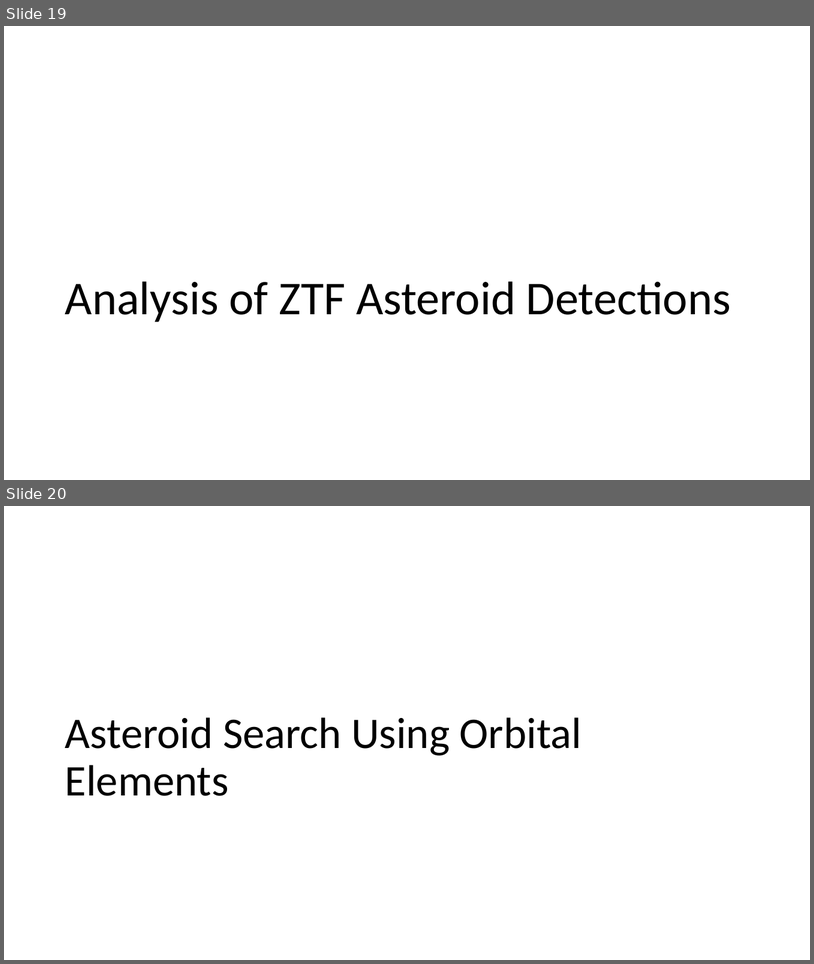
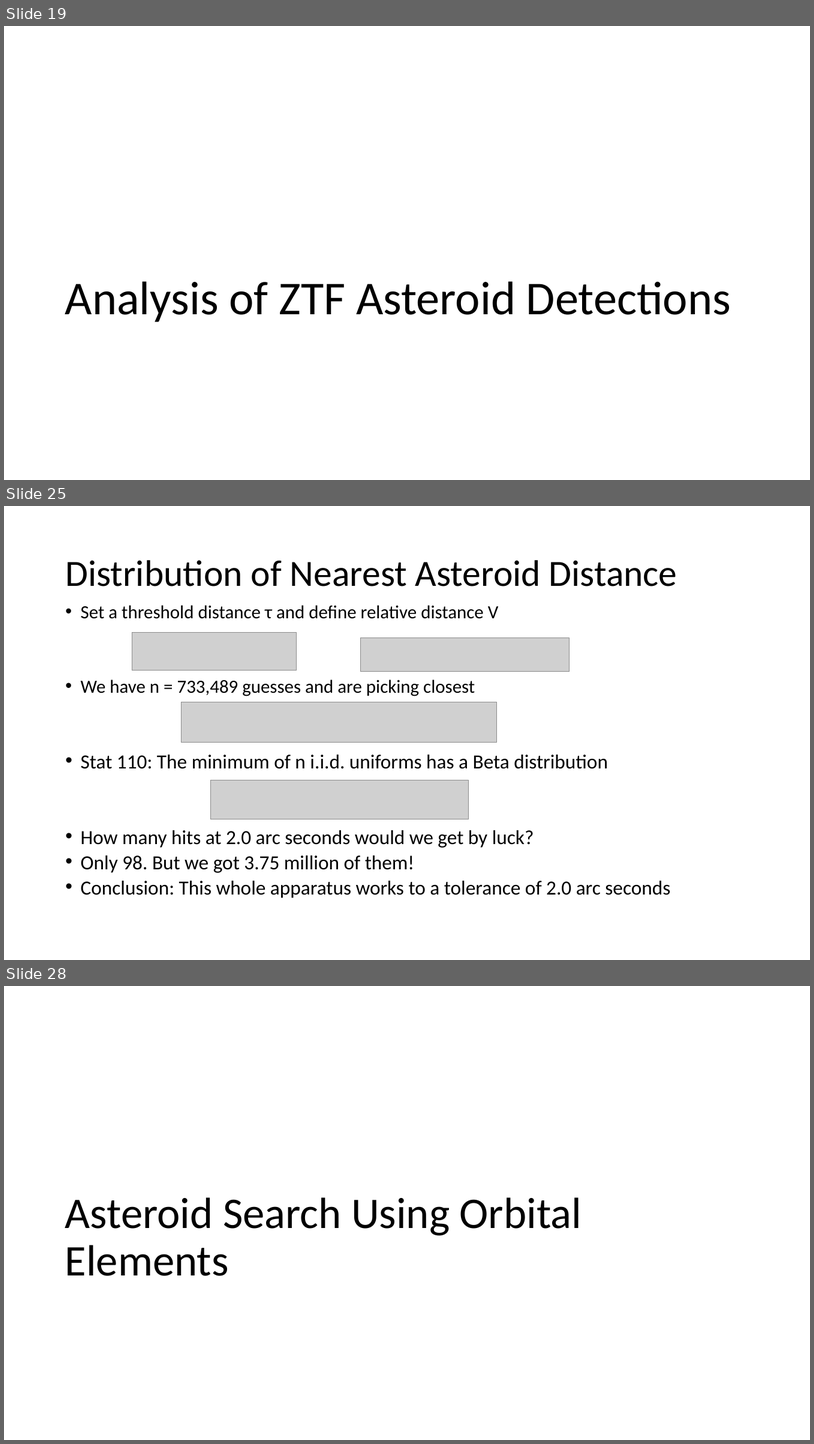
Before and after one commit to memanuel/kepler-sieve, a slide deck: thesis/kepler-sieve-slides.pptx. Shown one above the other, each under a label of ours: slides 19 and 20 before the commit, slides 19, 25 and 28 after it; the slides between them are not shown. The pictures are 814x964 and 814x1444 pixels, drawn with LibreOffice and Linux fonts; fonts in the diff are those of the drawing; grey boxes stand for pictures. Boxes give left, top, right and bottom in pixels: in the first picture for what was removed or moved away, otherwise in the second. Text is boxed around its words. In the diff, an @@ line names an element or a change of style, - is before the commit and + after.

```diff
--- a/thesis/kepler-sieve-slides.pptx
+++ b/thesis/kepler-sieve-slides.pptx
@@ slide 25 added at [4, 506, 810, 960], background #FFFFFF @@
@@ title added at [65, 560, 678, 586], 44 pt, text #000000 @@
+Distribution of Nearest Asteroid Distance
@@ text added at [81, 605, 671, 898], 23.8 pt, text #000000 @@
+• Set a threshold distance τ and define relative distance V
+• We have n = 733,489 guesses and are picking closest
+• Stat 110: The minimum of n i.i.d. uniforms has a Beta distribution
+• How many hits at 2.0 arc seconds would we get by luck?
+• Only 98. But we got 3.75 million of them!
+• Conclusion: This whole apparatus works to a tolerance of 2.0 arc seconds
@@ picture added at [132, 633, 297, 670] @@
@@ picture added at [360, 637, 570, 671] @@
@@ picture added at [181, 702, 497, 742] @@
@@ picture added at [211, 780, 468, 819] @@
@@ what was slide 20 is now slide 28 @@
```
Also in this commit, not shown: 7 other slides added.
